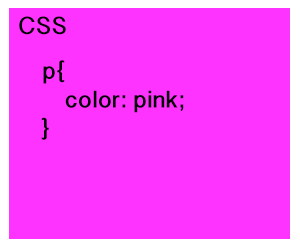
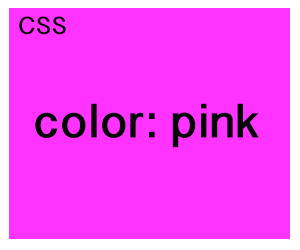
Layer changes from the first w=300, h=250 image to the second:
renamed "p{ color: pink; }" to "color: pink", painted on it over [35, 60, 259, 148]
